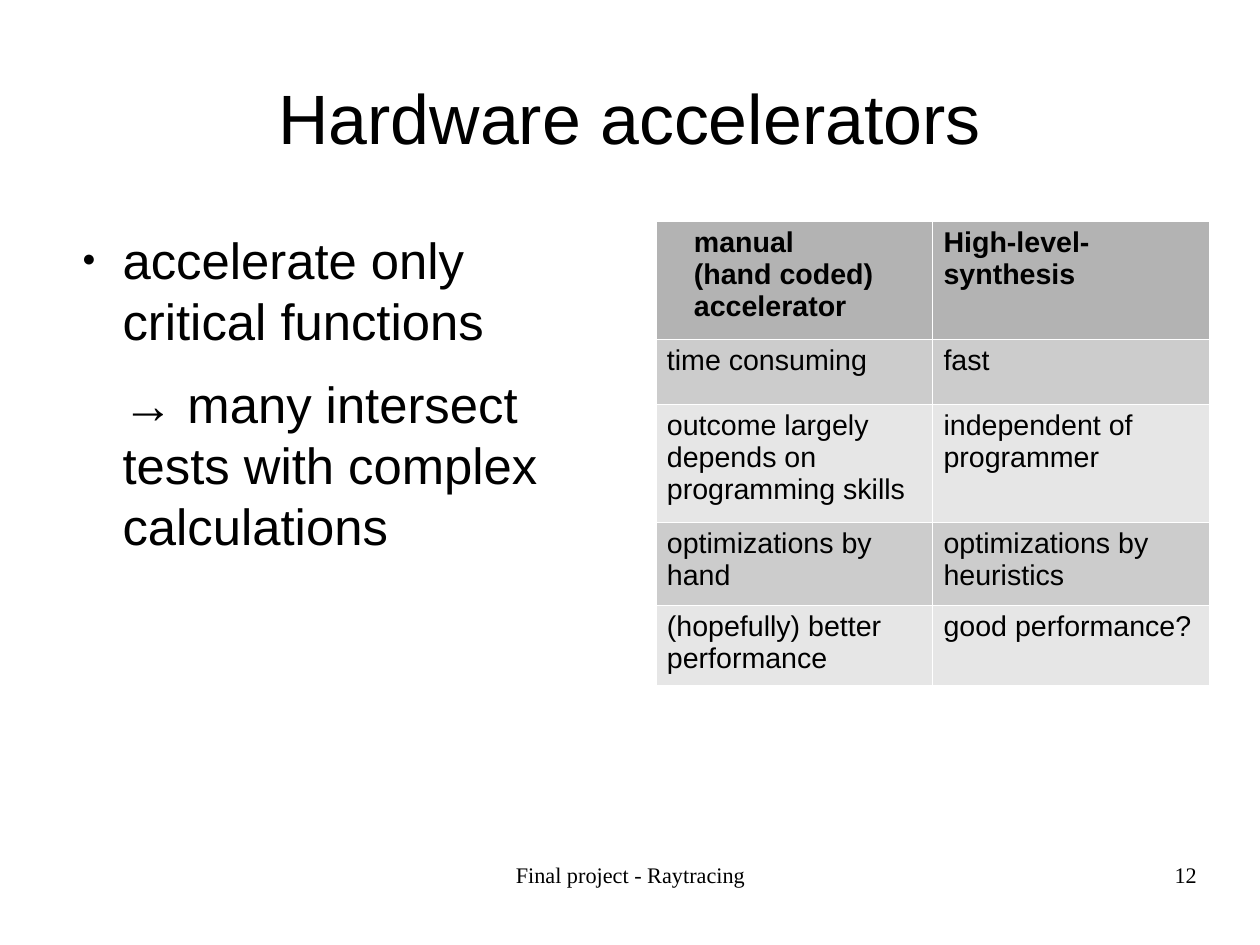
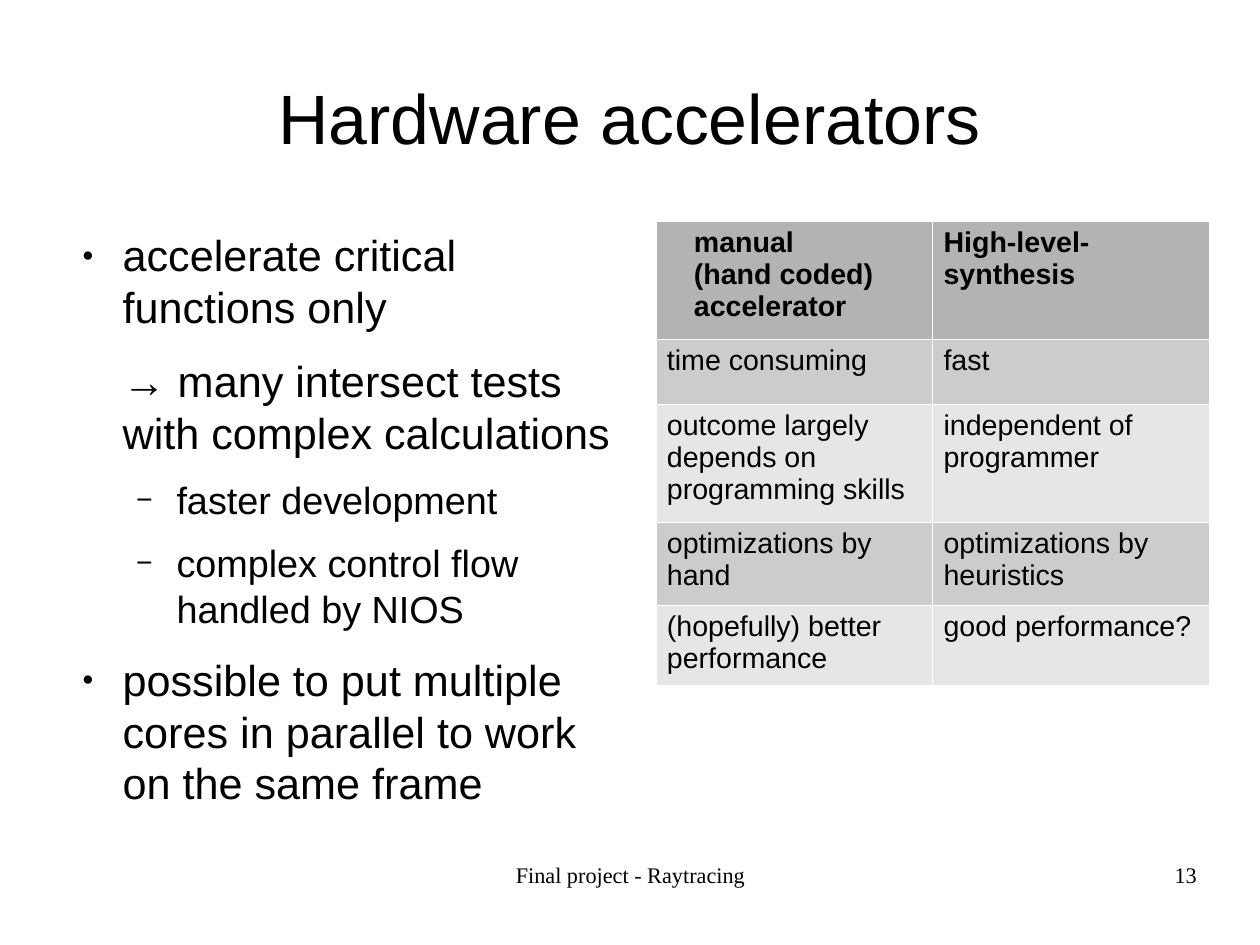
Before and after one commit to carstenbru/eece528_final, a slide deck: slide 13 of presentation/EECE528_project.odp (slide 12 before the commit). Drawn at 1260x945 pixels with LibreOffice and Linux fonts; fonts in the diff are those of the drawing. Boxes give left, top, right and bottom in pixels: in the first picture for what was removed or moved away, otherwise in the second. Text is boxed around its words. In the diff, an @@ line names an element or a change of style, - is before the commit and + after.

Commit message:
presentation

```diff
--- a/presentation/EECE528_project.odp
+++ b/presentation/EECE528_project.odp
@@ text at (123,239,456,332): text changed; size 32 to 27.2 pt @@
-● accelerate only critical functions
+● accelerate critical functions only
@@ text at (123,365,610,458): size 32 to 27.2 pt in "→ many intersect tests with complex calculations" @@
@@ text at (123,486,576,800): paragraphs added @@
+  − faster development
+  − complex control flow handled by NIOS
+● possible to put multiple cores in parallel to work on the same frame
@@ page number at (1175,868,1197,884): text changed @@
-12
+13
```
Also in this commit, not shown: 2 slides added, 2 other files.
